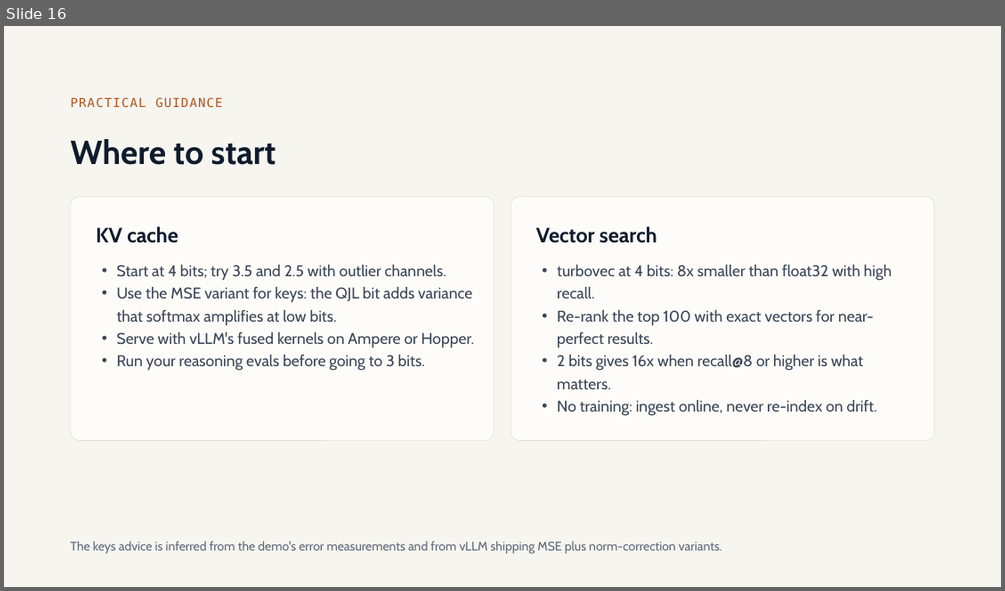
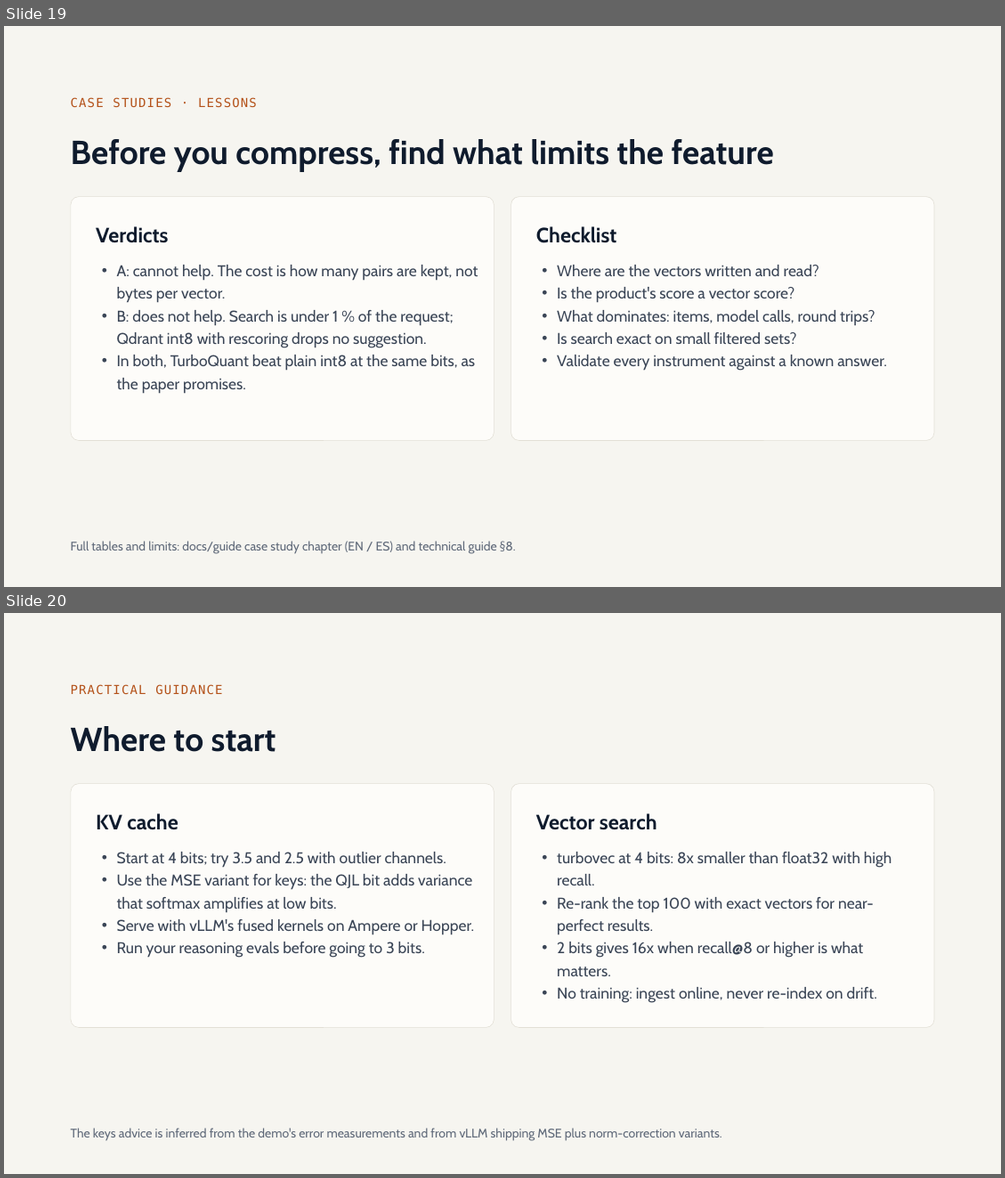
Before and after one commit to olonok69/TurboQuant_ML, a slide deck: docs/TurboQuant.pptx. Shown one above the other, each under a label of ours: slide 16 before the commit, slides 19 and 20 after it. The pictures are 1005x591 and 1005x1178 pixels, drawn with LibreOffice and Linux fonts; fonts in the diff are those of the drawing. Boxes give left, top, right and bottom in pixels: in the first picture for what was removed or moved away, otherwise in the second. Text is boxed around its words. In the diff, an @@ line names an element or a change of style, - is before the commit and + after.

```diff
--- a/docs/TurboQuant.pptx
+++ b/docs/TurboQuant.pptx
@@ slide 19 added at <box>4,26,1001,587</box>, background #F6F5F0 @@
@@ text added at <box>71,97,257,107</box>, 12 pt, text #B4521A @@
+CASE STUDIES · LESSONS
@@ title added at <box>71,139,774,172</box>, 32 pt, text #0F1B2D, bold @@
+Before you compress, find what limits the feature
@@ rounded rectangle added at <box>71,197,494,440</box>, fill #FDFCF9, outline #E2DFD6 0.5 pt @@
@@ rounded rectangle added at <box>511,197,934,440</box>, fill #FDFCF9, outline #E2DFD6 0.5 pt @@
@@ text added at <box>96,226,168,243</box>, 20 pt, text #0F1B2D, bold @@
+Verdicts
@@ text added at <box>536,226,617,243</box>, 20 pt, text #0F1B2D, bold @@
+Checklist
@@ text added at <box>117,265,477,393</box>, 15 pt, text #3A4556 @@
+• A: cannot help. The cost is how many pairs are kept, not bytes per vector.
+• B: does not help. Search is under 1 % of the request; Qdrant int8 with rescoring drops no suggestion.
+• In both, TurboQuant beat plain int8 at the same bits, as the paper promises.
@@ text added at <box>557,265,887,370</box>, 15 pt, text #3A4556 @@
+• Where are the vectors written and read?
+• Is the product's score a vector score?
+• What dominates: items, model calls, round trips?
+• Is search exact on small filtered sets?
+• Validate every instrument against a known answer.
@@ text added at <box>71,540,516,554</box>, 12 pt, text #5F6979 @@
+Full tables and limits: docs/guide case study chapter (EN / ES) and technical guide §8.
@@ what was slide 16 is now slide 20 @@
```
Also in this commit, not shown: 3 other slides added, 5 other files.
